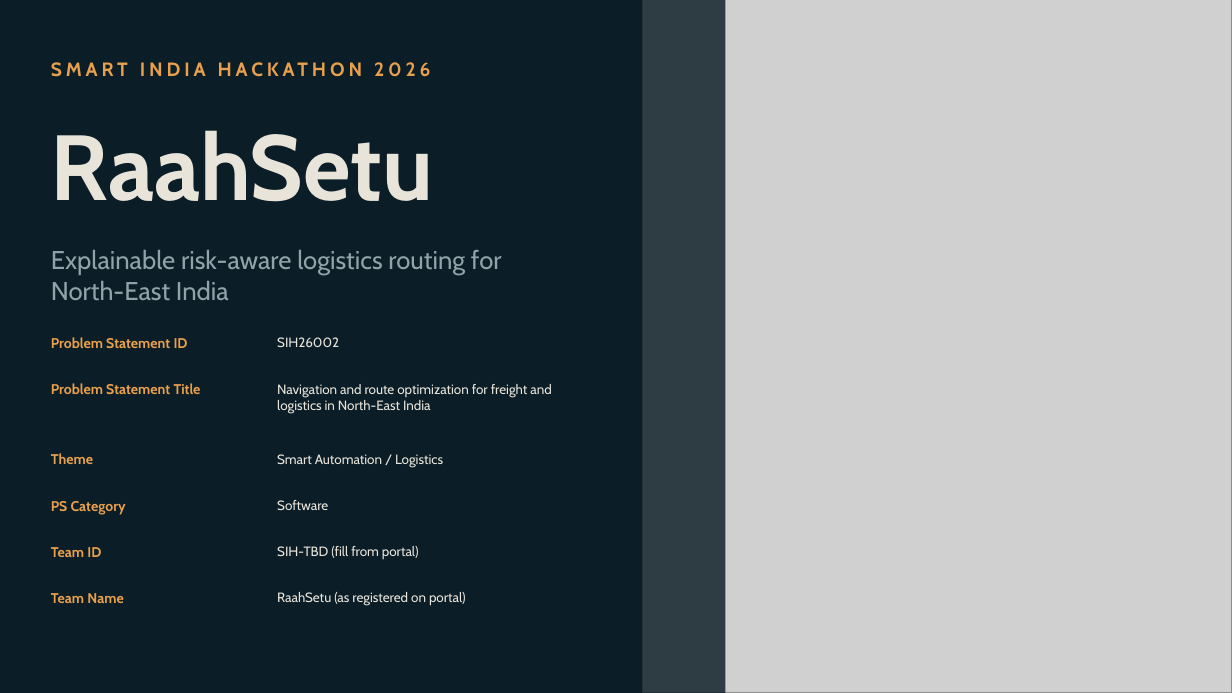
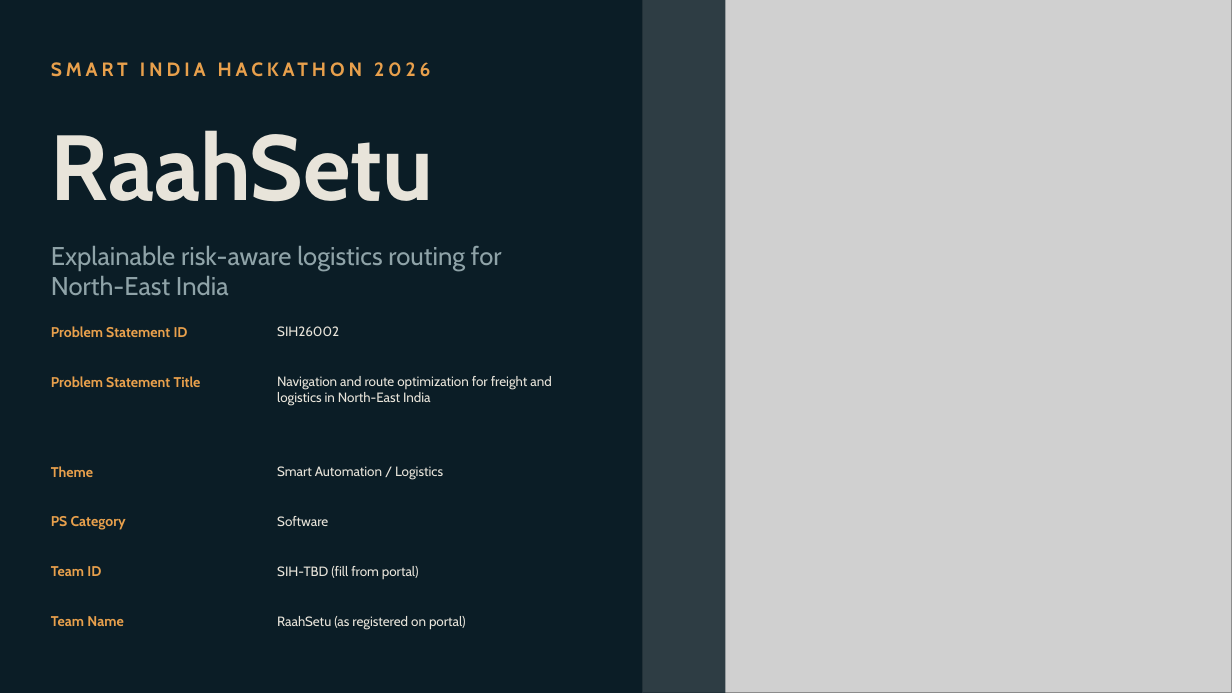
Before and after one commit to Anubhav1451/raahsetu-sih-2026, a slide deck: slide 1 of docs/presentation/RaahSetu-SIH2026.pptx. Drawn at 1232x693 pixels with LibreOffice and Linux fonts; fonts in the diff are those of the drawing; grey boxes stand for pictures. Boxes give left, top, right and bottom in pixels: in the first picture for what was removed or moved away, otherwise in the second. Text is boxed around its words. In the diff, an @@ line names an element or a change of style, - is before the commit and + after.

Commit message:
fix: give slide 1 fields room for wrapped problem-statement title

```diff
--- a/docs/presentation/RaahSetu-SIH2026.pptx
+++ b/docs/presentation/RaahSetu-SIH2026.pptx
@@ text "Explainable risk-aware logistics routing for ...": place and size @@
-text "Explainable risk-aware logistics routing for ..." at <box>51,250,502,300</box>
+text "Explainable risk-aware logistics routing for ..." at <box>51,246,502,295</box>
@@ text "Problem Statement ID": place and size @@
-text "Problem Statement ID" at <box>51,337,188,348</box>
+text "Problem Statement ID" at <box>51,326,188,337</box>
@@ text "SIH26002": place and size @@
-text "SIH26002" at <box>277,337,339,347</box>
+text "SIH26002" at <box>277,326,339,336</box>
@@ text "Problem Statement Title": place and size @@
-text "Problem Statement Title" at <box>51,383,201,394</box>
+text "Problem Statement Title" at <box>51,376,201,387</box>
@@ text "Navigation and route optimization for ...": place and size @@
-text "Navigation and route optimization for ..." at <box>277,384,551,413</box>
+text "Navigation and route optimization for ..." at <box>277,376,551,406</box>
@@ text "Theme": place and size @@
-text "Theme" at <box>51,453,93,464</box>
+text "Theme" at <box>51,466,93,477</box>
@@ text "Smart Automation / Logistics": place and size @@
-text "Smart Automation / Logistics" at <box>277,454,443,467</box>
+text "Smart Automation / Logistics" at <box>277,466,443,479</box>
@@ text "PS Category": place and size @@
-text "PS Category" at <box>51,501,126,515</box>
+text "PS Category" at <box>51,516,126,530</box>
@@ text "Software": place and size @@
-text "Software" at <box>277,500,328,510</box>
+text "Software" at <box>277,516,328,526</box>
@@ text "Team ID": place and size @@
-text "Team ID" at <box>51,547,101,557</box>
+text "Team ID" at <box>51,566,101,576</box>
@@ text "SIH-TBD (fill from portal)": place and size @@
-text "SIH-TBD (fill from portal)" at <box>277,546,419,560</box>
+text "SIH-TBD (fill from portal)" at <box>277,566,419,579</box>
@@ text "Team Name": place and size @@
-text "Team Name" at <box>51,593,123,603</box>
+text "Team Name" at <box>51,616,123,626</box>
@@ text "RaahSetu (as registered on portal)": place and size @@
-text "RaahSetu (as registered on portal)" at <box>277,592,466,606</box>
+text "RaahSetu (as registered on portal)" at <box>277,616,466,629</box>
```
Also in this commit, not shown: 1 other file.
